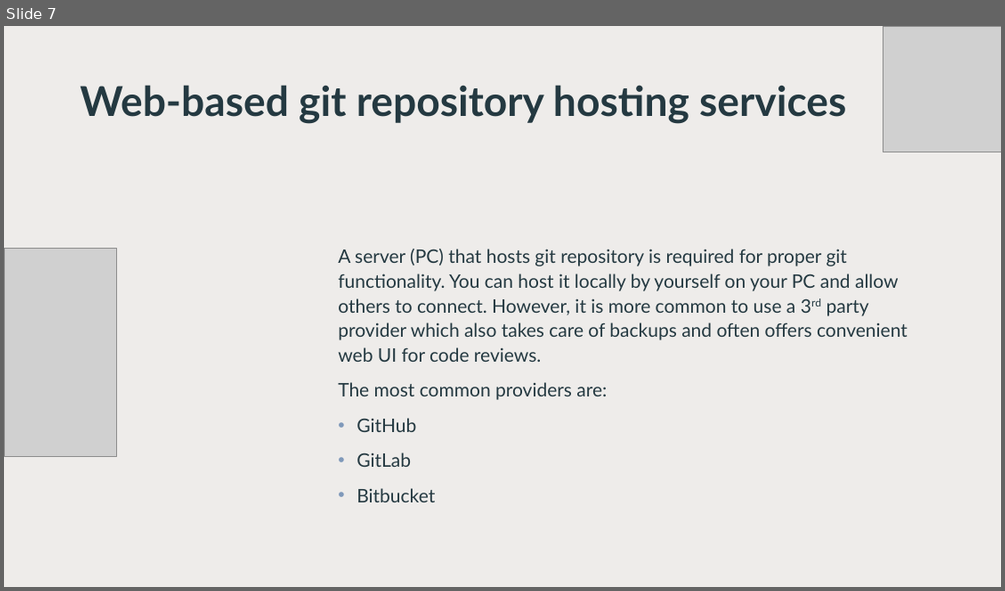
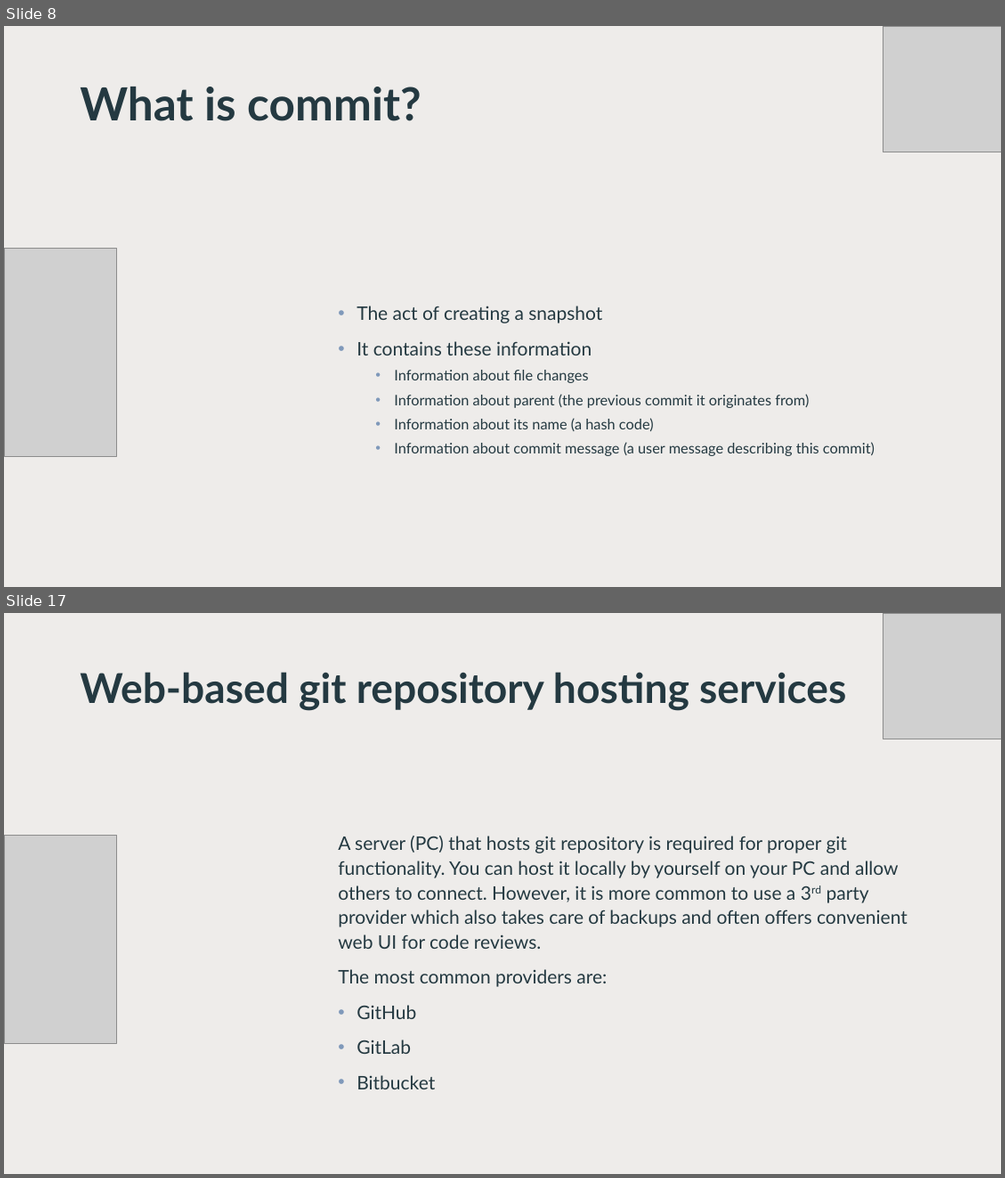
Before and after one commit to malyjak/python-course-2025, a slide deck: Lessons/Lesson_1_version_control_systems.pptx. Shown one above the other, each under a label of ours: slide 7 before the commit, slides 8 and 17 after it; the slides between them are not shown. The pictures are 1005x591 and 1005x1178 pixels, drawn with LibreOffice and Linux fonts; fonts in the diff are those of the drawing; grey boxes stand for pictures; background and template pictures are left out. Boxes give left, top, right and bottom in pixels: in the first picture for what was removed or moved away, otherwise in the second. Text is boxed around its words. In the diff, an @@ line names an element or a change of style, - is before the commit and + after.

```diff
--- a/Lessons/Lesson_1_version_control_systems.pptx
+++ b/Lessons/Lesson_1_version_control_systems.pptx
@@ slide 8 added at (4, 26, 1001, 587), background #FFFFFF @@
@@ rectangle added at (4, 26, 1001, 587), fill #FFFFFF @@
@@ rectangle added at (4, 26, 1001, 587), fill #E8E5E2 at 70% opacity @@
@@ picture added at (882, 26, 1001, 151) @@
@@ title added at (80, 87, 421, 121), 44 pt, text #243941, bold @@
+What is commit?
@@ picture added at (4, 248, 116, 457) @@
@@ text added at (356, 305, 874, 456), 14 pt, text #243941 @@
+• The act of creating a snapshot
+• It contains these information
+  • Information about file changes
+  • Information about parent (the previous commit it originates from)
+  • Information about its name (a hash code)
+  • Information about commit message (a user message describing this commit)
@@ what was slide 7 is now slide 17 @@
```
Also in this commit, not shown: 4 slides changed, 10 other slides added.
